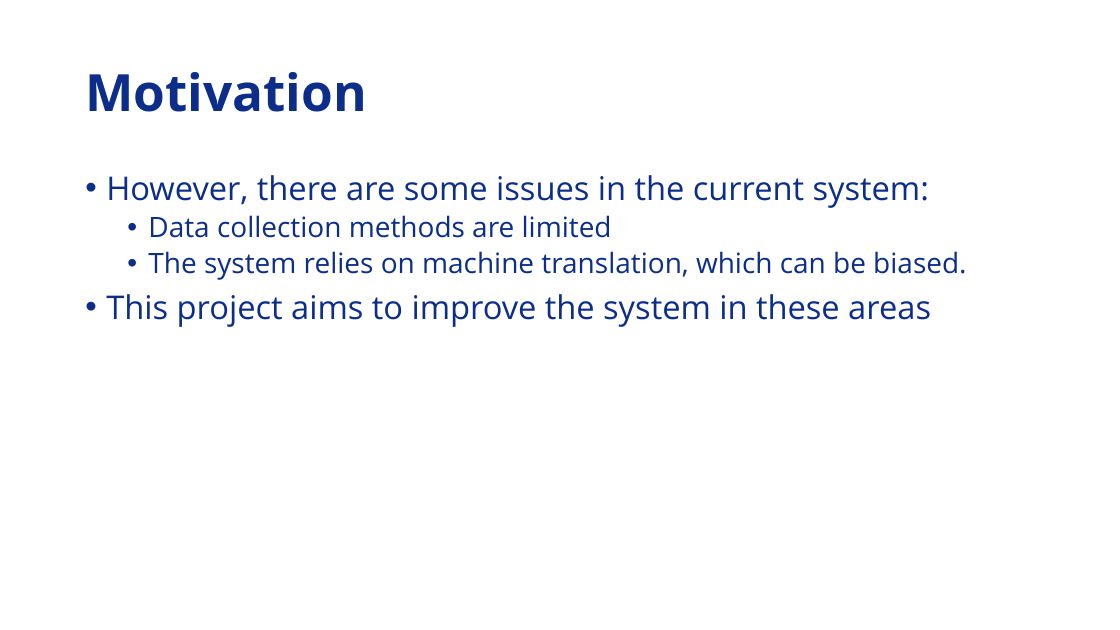
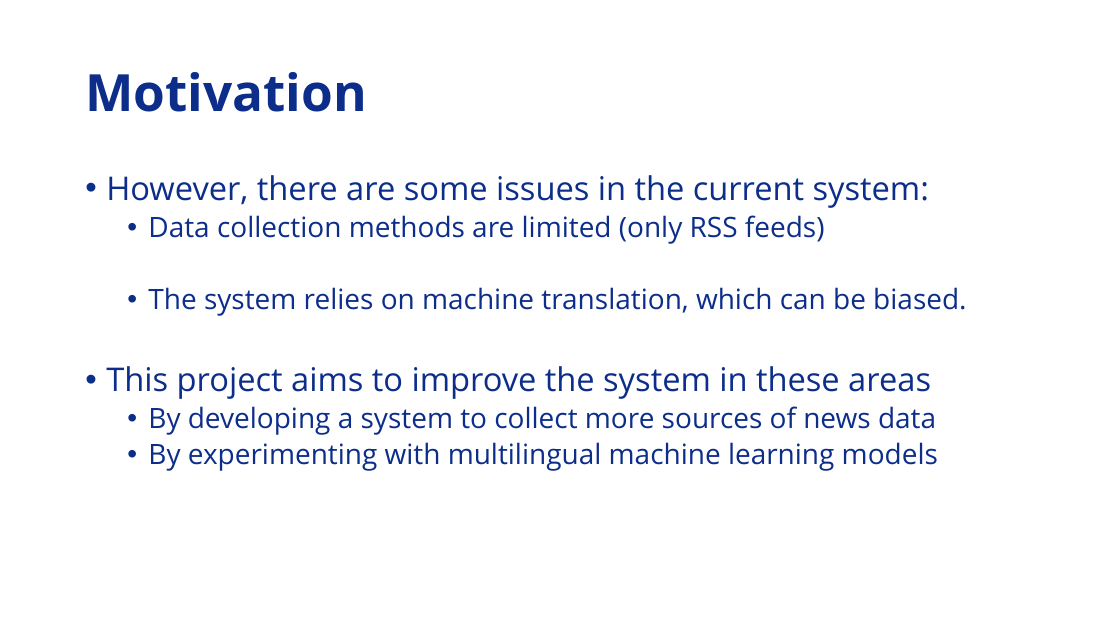
Before and after one commit to Adamanatite/nlp-global-news-monitor, a slide deck: slide 4 of research/Video Presentation D1.pptx. Drawn at 1120x630 pixels with LibreOffice and Linux fonts; fonts in the diff are those of the drawing. Boxes give left, top, right and bottom in pixels: in the first picture for what was removed or moved away, otherwise in the second. Text is boxed around its words. In the diff, an @@ line names an element or a change of style, - is before the commit and + after.

```diff
--- a/research/Video Presentation D1.pptx
+++ b/research/Video Presentation D1.pptx
@@ text at (148, 215, 825, 244): text changed @@
-  • Data collection methods are limited
+  • Data collection methods are limited (only RSS feeds)
@@ text at (148, 406, 938, 471): paragraphs added @@
+  • By developing a system to collect more sources of news data
+  • By experimenting with multilingual machine learning models
```
Also in this commit, not shown: 8 other slides changed, 1 slide added, 5 other files.
